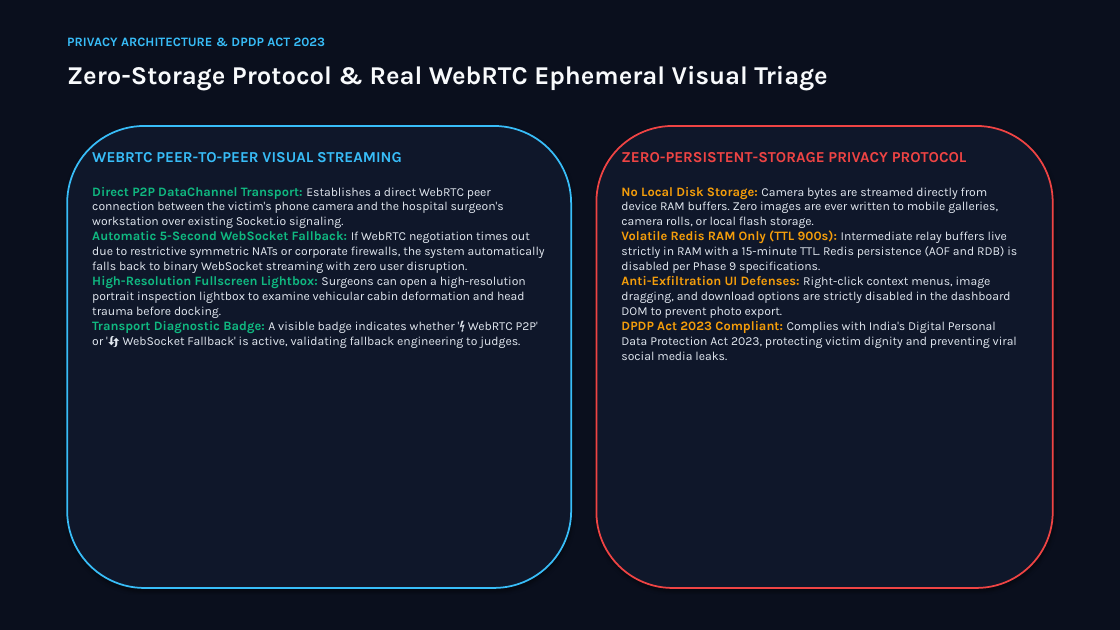
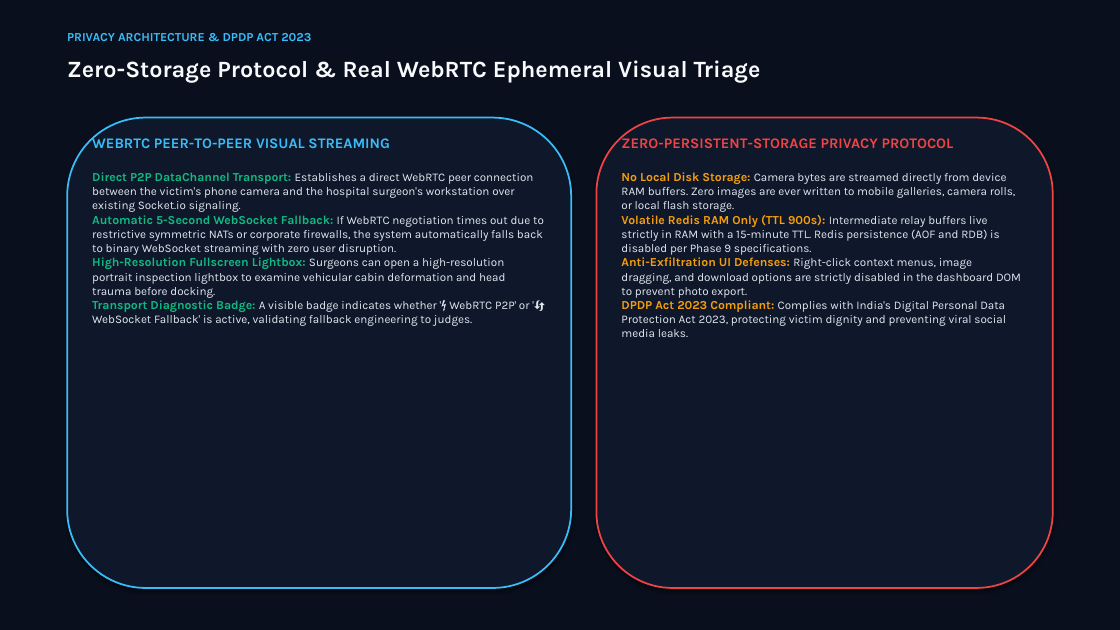
Before and after one commit to StevinJoseph22/Rakshak-AI, a slide deck: slide 14 of Vikist Blueprint/2. PITCH FILES/Rakshak_AI_Master_Presentation.pptx (slide 11 before the commit). Drawn at 1120x630 pixels with LibreOffice and Linux fonts; fonts in the diff are those of the drawing. Boxes give left, top, right and bottom in pixels: in the first picture for what was removed or moved away, otherwise in the second. Text is boxed around its words. In the diff, an @@ line names an element or a change of style, - is before the commit and + after.

```diff
--- a/Vikist Blueprint/2. PITCH FILES/Rakshak_AI_Master_Presentation.pptx
+++ b/Vikist Blueprint/2. PITCH FILES/Rakshak_AI_Master_Presentation.pptx
@@ text "PRIVACY ARCHITECTURE & DPDP ACT ..." at bbox=[67, 33, 311, 41]: size 11 to 10.5 pt @@
@@ text "Zero-Storage Protocol & Real WebRTC ..." at bbox=[67, 60, 761, 83]: size 22 to 20 pt @@
@@ rounded rectangle: place and size @@
-rounded rectangle at bbox=[67, 126, 571, 588]
+rounded rectangle at bbox=[67, 118, 571, 588]
@@ rounded rectangle: place and size @@
-rounded rectangle at bbox=[597, 126, 1053, 588]
+rounded rectangle at bbox=[597, 118, 1053, 588]
@@ text "WEBRTC PEER-TO-PEER VISUAL STREAMING": place and size @@
-text "WEBRTC PEER-TO-PEER VISUAL STREAMING" at bbox=[92, 152, 545, 348]
+text "WEBRTC PEER-TO-PEER VISUAL STREAMING" at bbox=[92, 135, 544, 326]
@@ text "WEBRTC PEER-TO-PEER VISUAL STREAMING" at bbox=[92, 135, 544, 326]: size 13 to 12.5 pt in "WEBRTC PEER-TO-PEER VISUAL STREAMING"; size 11 to 10.5 pt in "Direct P2P DataChannel Transport:", "Automatic 5-Second WebSocket Fallback:", "High-Resolution Fullscreen Lightbox:", "Transport Diagnostic Badge:"; size 10.5 to 10 pt in "Establishes a direct WebRTC peer connection between ...", "If WebRTC negotiation times out due to ...", "Surgeons can open a high-resolution portrait inspection ...", "A visible badge indicates whether '⚡ WebRTC ..." @@
@@ text "ZERO-PERSISTENT-STORAGE PRIVACY PROTOCOL": place and size @@
-text "ZERO-PERSISTENT-STORAGE PRIVACY PROTOCOL" at bbox=[621, 152, 1017, 360]
+text "ZERO-PERSISTENT-STORAGE PRIVACY PROTOCOL" at bbox=[621, 135, 1021, 337]
@@ text "ZERO-PERSISTENT-STORAGE PRIVACY PROTOCOL" at bbox=[621, 135, 1021, 337]: size 13 to 12.5 pt in "ZERO-PERSISTENT-STORAGE PRIVACY PROTOCOL"; size 11 to 10.5 pt in "No Local Disk Storage:", "Volatile Redis RAM Only (TTL 900s):", "Anti-Exfiltration UI Defenses:", "DPDP Act 2023 Compliant:"; size 10.5 to 10 pt in "Camera bytes are streamed directly from device ...", "Intermediate relay buffers live strictly in RAM ...", "Right-click context menus, image dragging, and download ...", "Complies with India's Digital Personal Data Protection ..." @@
```
Also in this commit, not shown: 15 other slides changed, 4 slides added, 2 slides removed, 8 other files.
